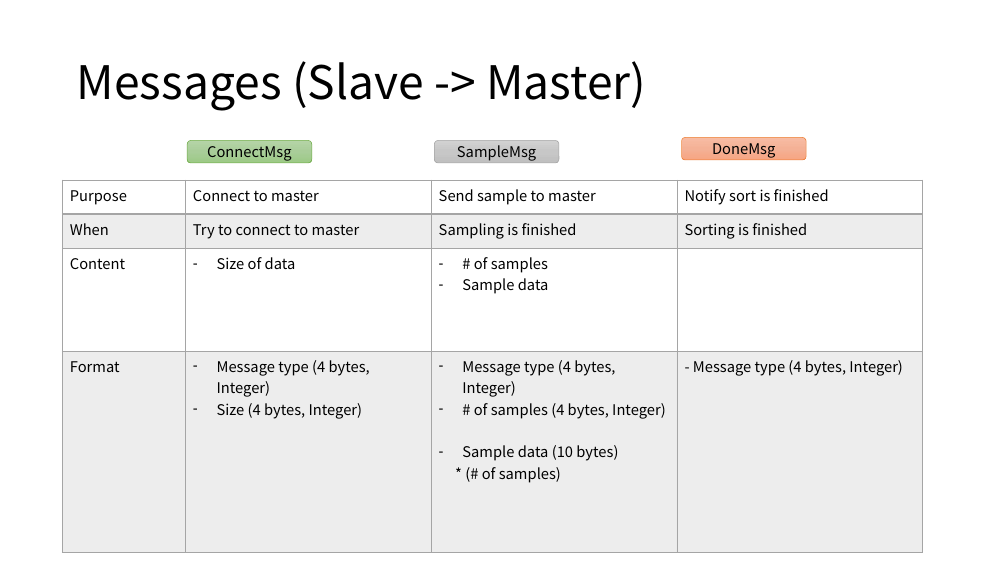
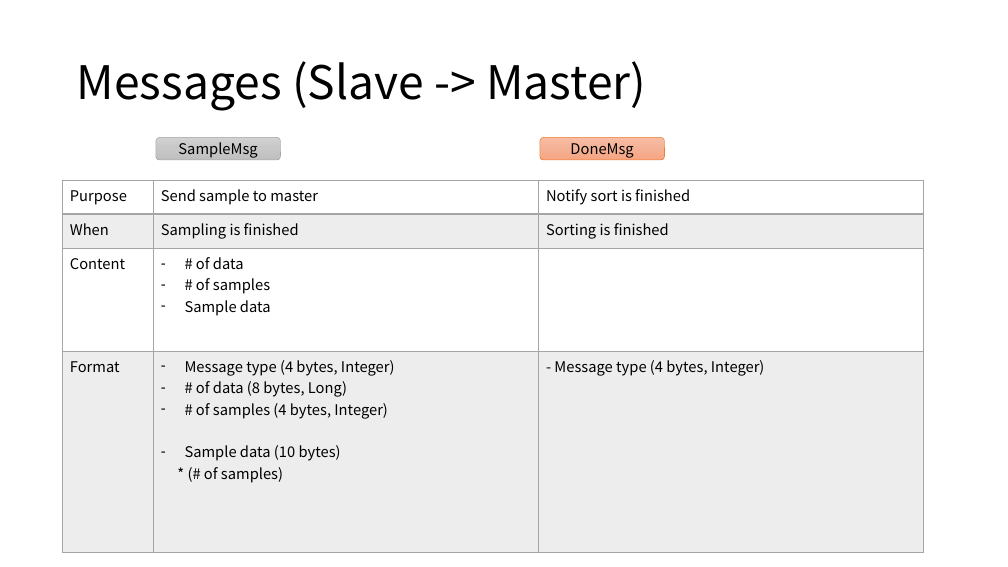
Before and after one commit to Eyebrowmoon/CS490, a slide deck: slide 5 of project.pptx. Drawn at 1008x567 pixels with LibreOffice and Linux fonts; fonts in the diff are those of the drawing. Boxes give left, top, right and bottom in pixels: in the first picture for what was removed or moved away, otherwise in the second. Text is boxed around its words. In the diff, an @@ line names an element or a change of style, - is before the commit and + after.

```diff
--- a/project.pptx
+++ b/project.pptx
@@ rounded rectangle "SampleMsg": place and size @@
-rounded rectangle "SampleMsg" at (435,141,560,163)
+rounded rectangle "SampleMsg" at (156,138,281,160)
@@ rounded rectangle removed at (188,141,312,163) @@
-ConnectMsg
@@ rounded rectangle "DoneMsg": place and size @@
-rounded rectangle "DoneMsg" at (682,138,807,160)
+rounded rectangle "DoneMsg" at (540,138,665,160)
@@ table at (62,180,923,552) @@
-column 2: Connect to master | Try to connect to master | Size of data | Message type (4 bytes, Integer) / Size (4 bytes, Integer)
-column 3: Send sample to master | Sampling is finished | # of samples / Sample data | Message type (4 bytes, Integer) / # of samples (4 bytes, Integer) / Sample data (10 bytes) / * (# of samples)
+column 2: Send sample to master | Sampling is finished | # of data / # of samples / Sample data | Message type (4 bytes, Integer) / # of data (8 bytes, Long) / # of samples (4 bytes, Integer) / Sample data (10 bytes) / * (# of samples)
```
Also in this commit, not shown: 12 other slides changed, 2 slides added, 1 slide removed.
